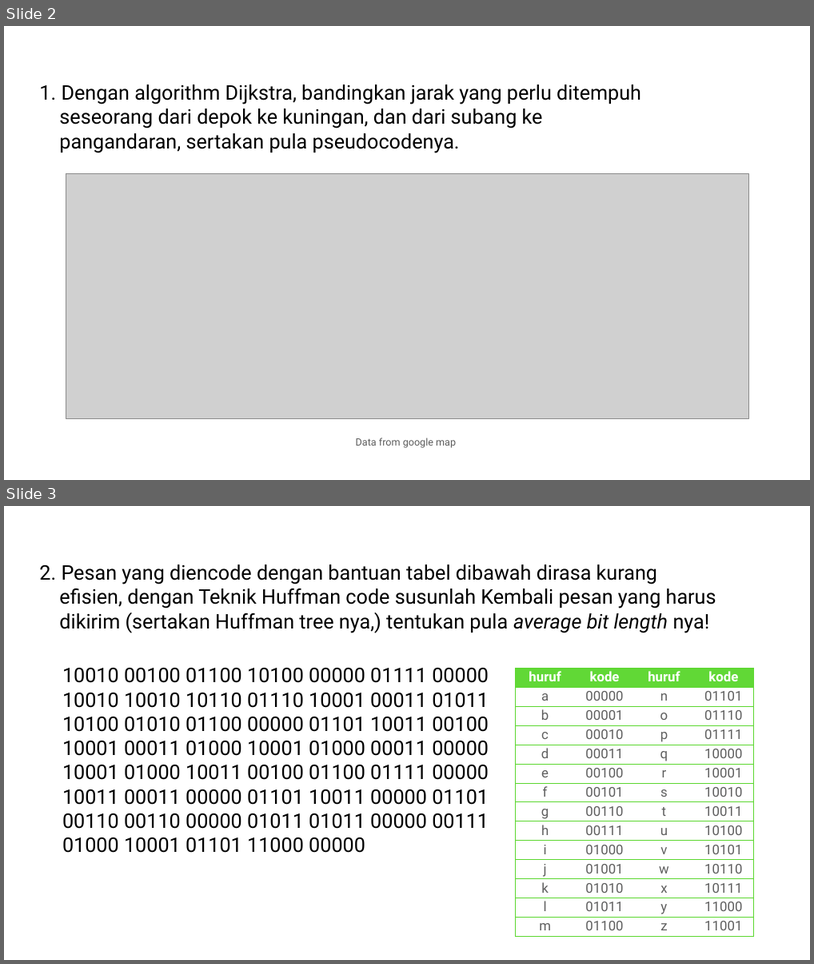
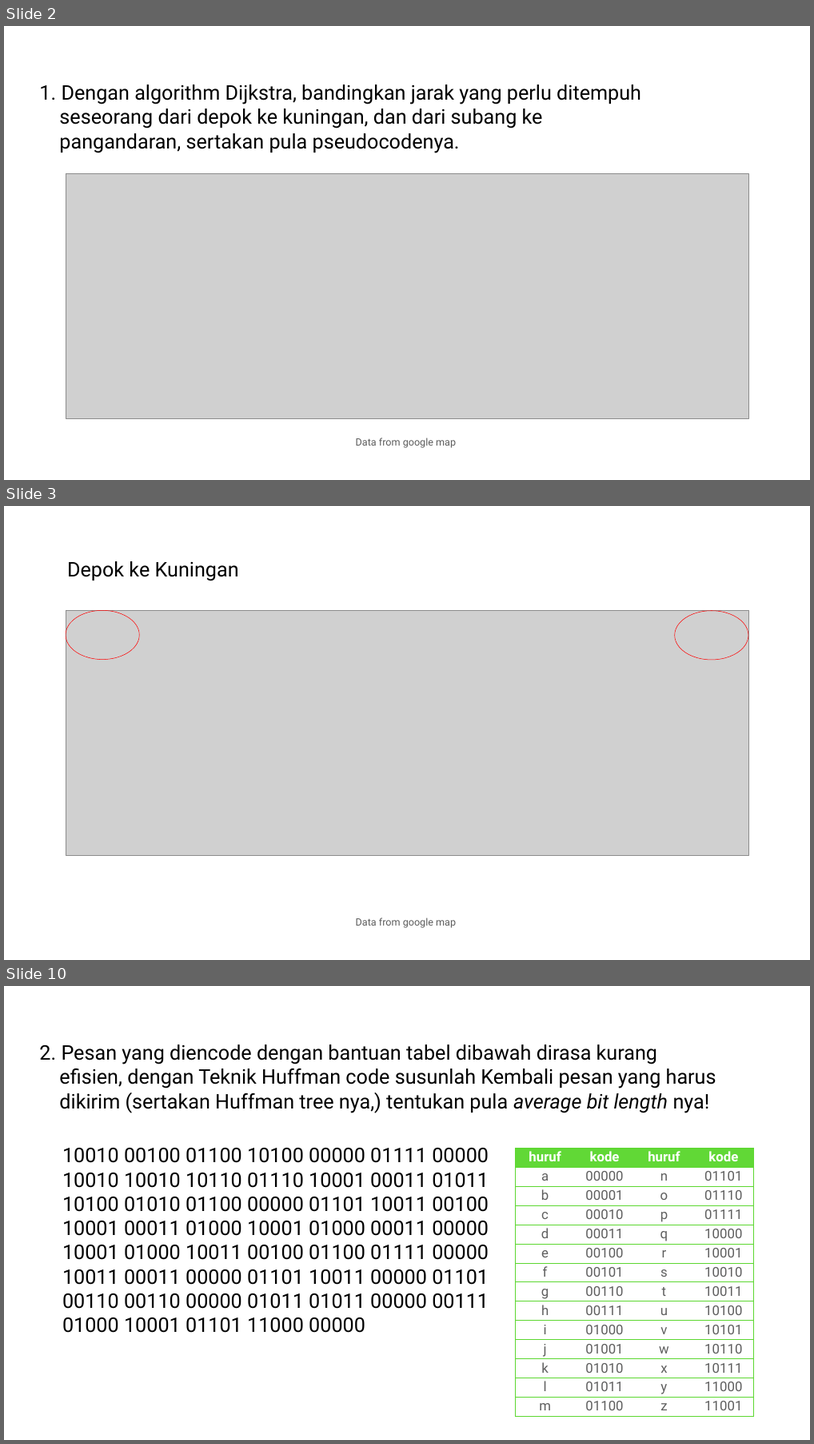
Before and after one commit to HanifHBK/TugasPMC, a slide deck: Latihan 6/implementasi graph dan tree.pptx. Shown one above the other, each under a label of ours: slides 2 and 3 before the commit, slides 2, 3 and 10 after it; the slides between them are not shown. The pictures are 814x964 and 814x1444 pixels, drawn with LibreOffice and Linux fonts; fonts in the diff are those of the drawing; grey boxes stand for pictures. Boxes give left, top, right and bottom in pixels: in the first picture for what was removed or moved away, otherwise in the second. Text is boxed around its words. In the diff, an @@ line names an element or a change of style, - is before the commit and + after.

```diff
--- a/Latihan 6/implementasi graph dan tree.pptx
+++ b/Latihan 6/implementasi graph dan tree.pptx
@@ slide 3 added at (4, 506, 810, 960), background #FFFFFF @@
@@ text added at (67, 561, 239, 581), 48 pt, text #000000 @@
+Depok ke Kuningan
@@ picture added at (66, 610, 749, 856) @@
@@ ellipse added at (66, 610, 139, 660), outline #FF0000 1 pt @@
@@ ellipse added at (675, 611, 749, 660), outline #FF0000 1 pt @@
@@ text added at (356, 917, 456, 928), 24 pt, text #5E5E5E @@
+Data from google map
@@ what was slide 3 is now slide 10 @@
```
Also in this commit, not shown: 1 slide changed, 10 other slides added.
